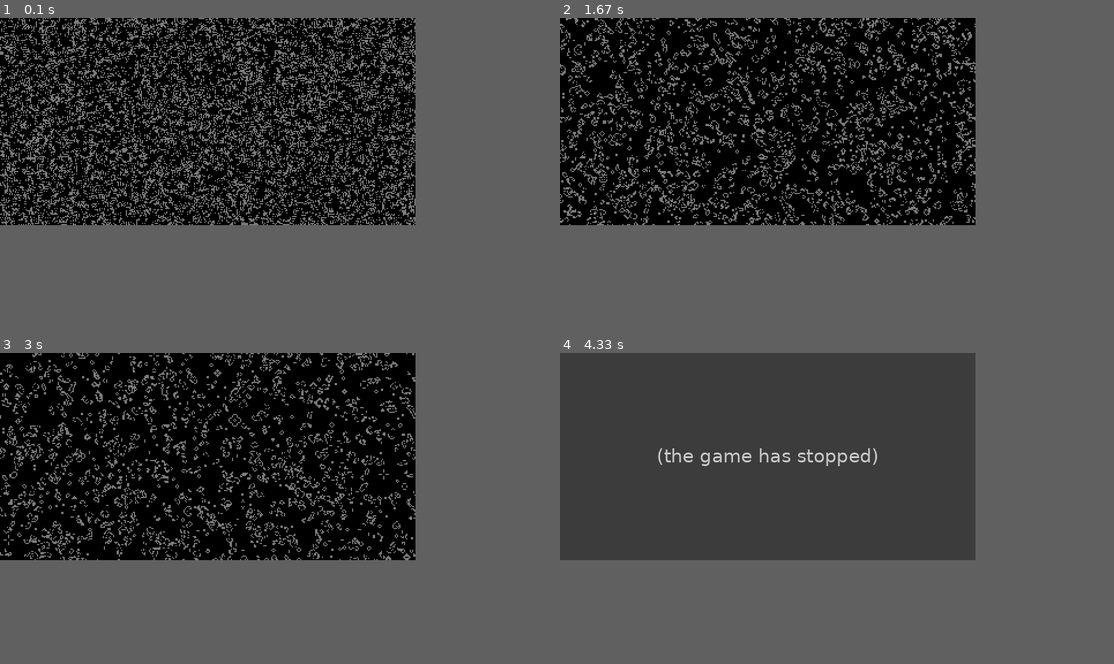
Above: before the commit, frames 1-4 (two rows, left to right).
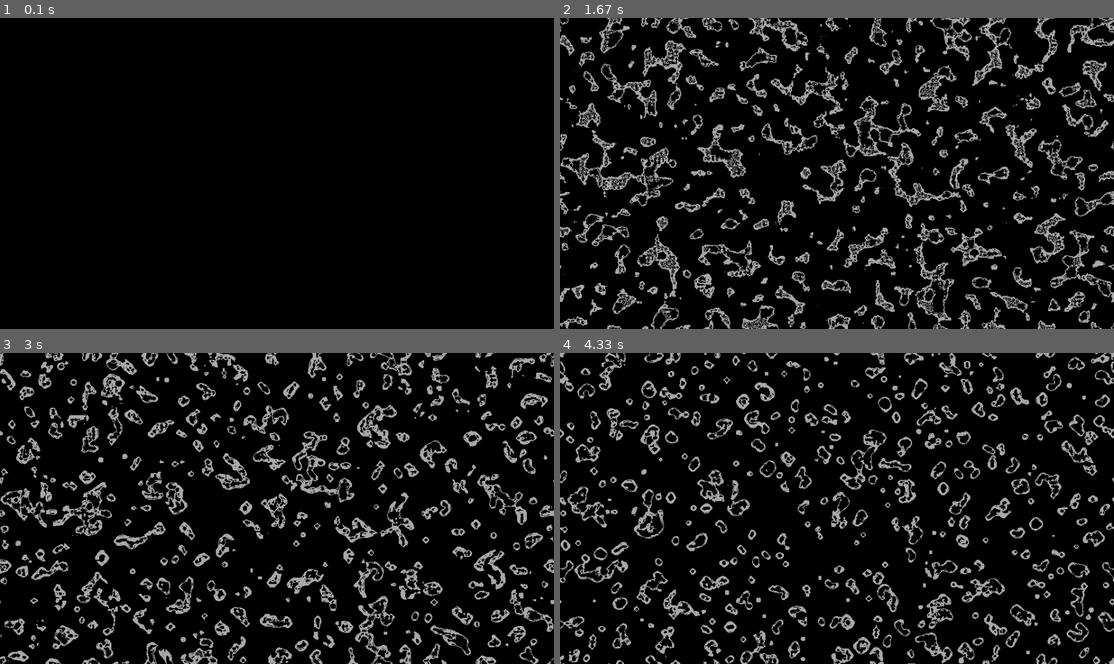
Above: after the commit, the same moments.

Repository: muinicomuiser/pygame_sandbox
Game: pygame game, started from proyectos/02_game_of_life_numpy/main.py
Two runs of this game, one before a commit and one after it. Both use one fixed random seed, a clock stepped at 60 frames per second and the inputs below.
Inputs (mouse positions are in pixels of both pictures, inside the frame that each line leads up to):
- Up to frame 1 (0.1 s): no input
- Up to frame 2 (1.67 s): click (837, 173) at 0.38 s; click (704, 176) at 0.85 s; move the mouse to (920, 64) at 1.17 s; click (920, 64) at 1.45 s
- Up to frame 3 (3 s): move the mouse to (249, 589) at 2.67 s
- Up to frame 4 (4.33 s): click (809, 589) at 3.12 s
The window is 675x337 before the commit and 900x506 after it. Grey fills any space a smaller window leaves; there, only what the larger window draws over its background counts as a difference.

The runs differ from the first frame. In frame 1, 17% of the frame differs, in the area x 0-75%, y 0-67%; in frame 2, 27%; in frame 3, 25%; in frame 4, 57%, in the area x 0-100%, y 0-100%.
Error before the commit: IndexError: index 205 is out of bounds for axis 0 with size 180 (grid.py line 55); the game stopped at 3.17 s (later frames are placeholders)

Commit message:
Enemigos, disparos y explosiones

Diff:
--- /dev/null
+++ b/librerias_tests/02_camara_cv2.py
@@ -0,0 +1,31 @@
+import curses
+import cv2
+import numpy as np
+def main():
+    camera = cv2.VideoCapture(0)
+    if not camera.isOpened():
+        print("No hay cámara")
+        exit()
+    camera.set(cv2.CAP_PROP_FRAME_WIDTH, 640)
+
+    camera.set(cv2.CAP_PROP_FRAME_HEIGHT, 480)
+
+    print("q para salir")
+
+    while True:
+        ret, frame = camera.read()
+        if not ret:
+
+            print("Error: Unable to read frame!")
+
+            break
+        frame = cv2.cvtColor(frame, cv2.COLOR_RGB2GRAY)
+        frame = np.where(frame > 127, 255, 0).astype(np.uint8)
+        # frame = cv2.cvtColor(frame, cv2.COLOR_RGB2GRAY)
+        cv2.imshow("Cámara", frame)
+        if cv2.waitKey(1) & 0xFF == ord("q"):
+            break
+    camera.release()
+    cv2.destroyAllWindows()
+if __name__ == "__main__":
+    main()
--- a/proyectos/02_game_of_life_numpy/main.py
+++ b/proyectos/02_game_of_life_numpy/main.py
@@ -8,12 +8,19 @@
 if __name__ == "__main__":
     config = load_config()
     grid = InfiniteGrid(config.COLUMNS, config.ROWS)
-    kernel = GameRules.base_kernel()
+    # kernel = GameRules.base_kernel()
     # kernel = GameRules.a_kernel()
     # kernel = GameRules.b_kernel()
     # kernel = GameRules.c_kernel()
+    kernel = GameRules.bugs_kernel()
+    # kernel = GameRules.h_kernel()
 
-    engine = GameOfLifeEngineNumpy(grid, kernel, config.RAND_GENERATION_RANGE)
-    recorder = Recorder(config.FRAMERATE, config.RECORDINGS_DIR)
+    # rule = GameRules.rule_base()
+    rule = GameRules.rule_bugs()
+    # rule = GameRules.rule_h()
+
+    # engine = GameOfLifeEngineNumpy(grid, kernel, config.RAND_GENERATION_RANGE)
+    engine = GameOfLifeEngineNumpy(grid, kernel, config.RAND_GENERATION_RANGE, rule)
+    recorder = Recorder(config.RECORD_FPS, config.RECORDINGS_DIR)
     game = GameInterface(config, engine, recorder)
     game.run()
--- a/proyectos/02_game_of_life_numpy/modules/config/config.py
+++ b/proyectos/02_game_of_life_numpy/modules/config/config.py
@@ -18,12 +18,13 @@
 class Config:
     # Constantes de clase. Solo por convención. Mayúsculas para indicar que una propiedad es una constante.
     # Con frozen sí se vuelven inmutables
-    TILESIZE: int = 4
-    WIDTH: int = 1440
-    HEIGHT: int = 720
+    TILESIZE: int = 2
+    WIDTH: int = 1920
+    HEIGHT: int = 1080
 
-    RAND_GENERATION_RANGE: float = 0.5
-    FRAMERATE: int = 12
+    RAND_GENERATION_RANGE: float = 0.4
+    FRAMERATE: int = 2
+    RECORD_FPS: int = 60
 
     BACKGROUND_COLOR: tuple = COLORS.NEGRO
     TILE_COLOR: tuple = COLORS.GRIS
@@ -31,7 +32,7 @@
     FONT_COLOR: tuple = (200, 200, 255)
     FONT_SIZE: int = 12
 
-    RECORDINGS_DIR = "grabaciones"
+    RECORDINGS_DIR = "capturas"
 
     # Convierte una función en una propiedad. Para setters, getters y deleters
     @property
--- a/proyectos/02_game_of_life_numpy/modules/engine/engine.py
+++ b/proyectos/02_game_of_life_numpy/modules/engine/engine.py
@@ -1,18 +1,18 @@
 import numpy as np
 
 from modules.engine.grid import BaseGrid
-from modules.engine.rules import GameRules
 
 from abc import ABC, abstractmethod
 
 
 class BaseEngine(ABC):
-    def __init__(self, grid, kernel, random_range=0.1):
+    def __init__(self, grid, kernel, random_range=0.1, rule=((3, 3), (2, 3))):
         self.grid: BaseGrid = grid
         self.random_range = random_range
         self.random_generator = np.random.default_rng()
         self.random_positions()
         self.kernel = kernel
+        self.rule = rule
 
     @abstractmethod
     def random_positions(self):
@@ -52,7 +52,7 @@
         self.grid.toggle_cell(position)
 
     def next_step(self):
-        self.grid.update(self.kernel, rule_update_function)
+        self.grid.update(self.kernel, self.rule, rule_update_function)
 
     def clear(self):
         self.grid.clear()
@@ -64,5 +64,8 @@
         return np.count_nonzero(self.get_cells_array())
 
 
-def rule_update_function(array, neighbors):
-    return ((neighbors == 3) | (array & (neighbors == 2))).astype(np.uint8)
+def rule_update_function(array, neighbors, rule: tuple):
+    birth_rule, stable_rule = rule
+    birth_min, birth_max = birth_rule
+    stable_min, stable_max = stable_rule
+    return (((neighbors >= birth_min) & (neighbors <= birth_max)) | (array & ((neighbors >= stable_min) & (neighbors <= stable_max)))).astype(np.uint8)
--- a/proyectos/02_game_of_life_numpy/modules/engine/grid.py
+++ b/proyectos/02_game_of_life_numpy/modules/engine/grid.py
@@ -40,9 +40,9 @@
         neighbors = convolve2d(self._cells_array, kernel, mode="same", boundary="wrap")
         return neighbors
 
-    def update(self, kernel, update_function):
+    def update(self, kernel, rule, update_function):
         neighbors = self.get_neighbors(kernel)
-        self._cells_array = update_function(self._cells_array, neighbors)
+        self._cells_array = update_function(self._cells_array, neighbors, rule)
 
     def get_alive_array(self):
         return self._cells_array
--- a/proyectos/02_game_of_life_numpy/modules/engine/rules.py
+++ b/proyectos/02_game_of_life_numpy/modules/engine/rules.py
@@ -2,6 +2,19 @@
 
 
 class GameRules:
+    @staticmethod
+    def rule_base():
+        return ((3, 3), (2, 3))
+
+    @staticmethod
+    def rule_h():
+        return ((2, 2), (34, 34))
+
+    @staticmethod
+    def rule_bugs():
+        return ((34, 45), (37, 58))
+
+
     @staticmethod
     def base_kernel():
         kernel = np.array(
@@ -9,6 +22,16 @@
                 [1, 1, 1],
                 [1, 0, 1],
                 [1, 1, 1],
+            ]
+        )
+        return kernel
+    @staticmethod
+    def h_kernel():
+        kernel = np.array(
+            [
+                [1, 0, 1],
+                [1, 1, 1],
+                [1, 0, 1],
             ]
         )
         return kernel
@@ -51,3 +74,8 @@
             ]
         )
         return kernel
+
+    @staticmethod
+    def bugs_kernel():
+        kernel = np.ones((11, 11))
+        return kernel
--- a/proyectos/03_space_invaders/modules/config.py
+++ b/proyectos/03_space_invaders/modules/config.py
@@ -78,8 +78,14 @@
         ("alien_base", "alien.png"),
         ("bullet_base", "bullet.png"),
         ("alien_bullet", "alien_bullet.png"),
+
+        ("explosion_1", "explosion_1.png"),
+        ("explosion_2", "explosion_2.png"),
+        ("explosion_3", "explosion_3.png"),
+        ("explosion_4", "explosion_4.png"),
+        ("explosion_5", "explosion_5.png"),
     }
-    ALIENS_ROWS, ALIENS_COLS = 5, 5
+    ALIENS_ROWS, ALIENS_COLS = 5, 4
 
 def load_config(args=None):
     config = Config()
--- a/proyectos/03_space_invaders/modules/enemy.py
+++ b/proyectos/03_space_invaders/modules/enemy.py
@@ -1,12 +1,12 @@
-import random
-
 import pygame
 
+from modules.explosion import Explosion
 from modules.projectile import AlienBullet
 
 class Enemy(pygame.sprite.Sprite):
     def __init__(self, x, y, images: dict[str, pygame.Surface], world_shape: tuple[int, int], movement_range_x: int):
         pygame.sprite.Sprite.__init__(self)
+        self.images = images
         self.image = images["alien_base"]
         self.alien_bullet_image = images["alien_bullet"]
         self.rect = self.image.get_rect()
@@ -14,17 +14,27 @@
         self.world_shape = world_shape
         self.move_counter = 0
         self.movement_range_x = movement_range_x - (self.rect.width // 2)
-        self.velocity_y = 10
+        self.velocity_y = 14
         self.velocity_x = 2
         self.mask = pygame.mask.from_surface(self.image)
 
-    def update(self):
+    def update(self, bullets_group, explosion_group, reverse: bool):
+        if reverse:
+            self.velocity_x *= -1
+            self.velocity_x += int(self.velocity_x > 0)
+            self.rect.y += self.velocity_y
         self.rect.x += self.velocity_x
-        self.move_counter += 1 * abs(self.velocity_x)
-        if abs(self.move_counter) > self.movement_range_x:
-            self.velocity_x *= -1
-            self.move_counter *= -1
-            self.rect.y += self.velocity_y
+
+        # self.move_counter += 1 * abs(self.velocity_x)
+        # if abs(self.move_counter) > self.movement_range_x:
+        #     self.velocity_x *= -1
+        #     self.move_counter *= -1
+        #     self.rect.y += self.velocity_y
+        if pygame.sprite.spritecollide(self, bullets_group, True):
+            x, y = self.rect.center
+            explosion = Explosion(x, y, self.images)
+            explosion_group.add(explosion)
+            self.kill()
 
     def fire(self):
         limit_x, limit_y = self.world_shape
--- /dev/null
+++ b/proyectos/03_space_invaders/modules/explosion.py
@@ -0,0 +1,28 @@
+import pygame
+
+
+class Explosion(pygame.sprite.Sprite):
+    def __init__(self, x, y, images: dict[str, pygame.Surface]):
+        pygame.sprite.Sprite.__init__(self)
+        self.image_set = images
+        self.image = images["explosion_1"]
+        self.rect = self.image.get_rect()
+        self.rect.center = [x, y]
+        self.count = 0
+        self.sprite_idx = 0
+
+    def update(self):
+        max_count = 3
+        if self.sprite_idx >= 5 - 1 and self.count > max_count:
+            self.kill()
+            return
+        elif self.sprite_idx < 5 - 1 and self.count > max_count:
+            self.sprite_idx += 1
+            self.count = 0
+            self.image = self.__select_image(self.sprite_idx)
+            return
+        self.count += 1
+
+
+    def __select_image(self, idx) ->  pygame.Surface:
+        return self.image_set[f"explosion_{idx +1}"]
--- a/proyectos/03_space_invaders/modules/game.py
+++ b/proyectos/03_space_invaders/modules/game.py
@@ -1,8 +1,10 @@
+from operator import attrgetter
 import random
 import sys
 import numpy as np
 import pygame
 from modules.enemy import Enemy
+from modules.explosion import Explosion
 from modules.projectile import AlienBullet
 from modules.recorder.recorder import Recorder
 from modules.spaceship import Spaceship
@@ -24,6 +26,7 @@
         self.bullet_group = pygame.sprite.Group()
         self.alien_bullet_group = pygame.sprite.Group()
         self.enemies_group = pygame.sprite.Group()
+        self.explosions_group = pygame.sprite.Group()
 
         self.time = 0
         self.recorder: Recorder = recorder
@@ -82,10 +85,16 @@
                 self.alien_bullet_group.add(alien_bullet)
                 self.last_alien_shot = time_now
 
-            self.bullet_group.update(self.enemies_group)
-            self.enemies_group.update()
+            # enemigo_derecha = self.enemies_group.
+
+            self.bullet_group.update()
+            if self.enemies_group.sprites() and (self.enemies_group.sprites()[0].rect.left <= 0 or self.enemies_group.sprites()[-1].rect.right >= self.config.WIDTH):
+                self.enemies_group.update(self.bullet_group, self.explosions_group, True)
+            else:
+                self.enemies_group.update(self.bullet_group, self.explosions_group, False)
             self.alien_bullet_group.update()
             self.spaceship_group.update(self.alien_bullet_group)
+            self.explosions_group.update()
 
 
             # Draw
@@ -97,6 +106,7 @@
             self.enemies_group.draw(self.screen)
             self.bullet_group.draw(self.screen)
             self.alien_bullet_group.draw(self.screen)
+            self.explosions_group.draw(self.screen)
 
             damage_bar_rect, damage_bar_color, bar_rect, bar_color = self.spaceship.get_health_bar()
             pygame.draw.rect(self.screen, rect=damage_bar_rect, color=damage_bar_color)
@@ -150,9 +160,10 @@
         horizontal_space = self.config.WIDTH // 6
         vertical_space = 50
         aliens = set()
-        for row in range(rows):
-            for item in range(cols):
-                alien = Enemy(horizontal_space + item * horizontal_space, 100 + row * vertical_space, self.assets,
+        for col in range(cols):
+            for item in range(rows):
+                alien = Enemy(horizontal_space + col * horizontal_space, 100 + item * vertical_space, self.assets,
             (self.config.WIDTH, self.config.HEIGHT), horizontal_space)
                 aliens.add(alien)
-        return aliens
+        aliens_en_orden = (sorted(aliens, key=attrgetter('rect.centerx')))
+        return aliens_en_orden
--- a/proyectos/03_space_invaders/modules/projectile.py
+++ b/proyectos/03_space_invaders/modules/projectile.py
@@ -12,7 +12,7 @@
         self.limit_y = limit_y
         self.limit_x = limit_x
 
-    def update(self, alien_group: pygame.sprite.Group):
+    def update(self):
         if self.velocity_x != 0:
             new_x = self.rect.x + self.velocity_x
             if new_x < 0 or new_x > self.limit_x:
@@ -22,8 +22,8 @@
         if new_y < self.limit_y:
             self.kill()
         self.rect.y = new_y
-        if pygame.sprite.spritecollide(self, alien_group, True):
-            self.kill()
+        # if pygame.sprite.spritecollide(self, alien_group, True):
+        #     self.kill()
 
     @staticmethod
     def base_bullet(x, y, image):
Binary file added: proyectos/03_space_invaders/img/explosion_1.png
Binary file added: proyectos/03_space_invaders/img/explosion_2.png
Binary file added: proyectos/03_space_invaders/img/explosion_3.png
Binary file added: proyectos/03_space_invaders/img/explosion_4.png
Binary file added: proyectos/03_space_invaders/img/explosion_5.png
Binary file added: proyectos/03_space_invaders/img/explosiones_referencia.jpeg
Not shown, added: proyectos/03_space_invaders/img/explosión_1.xcf
